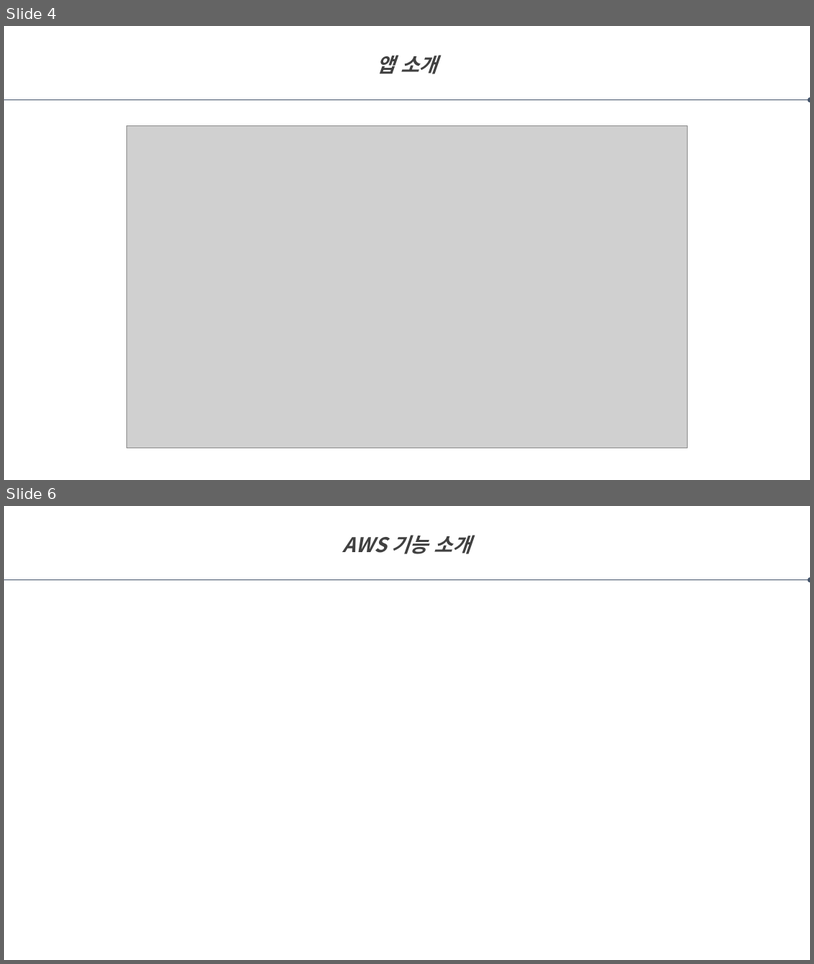
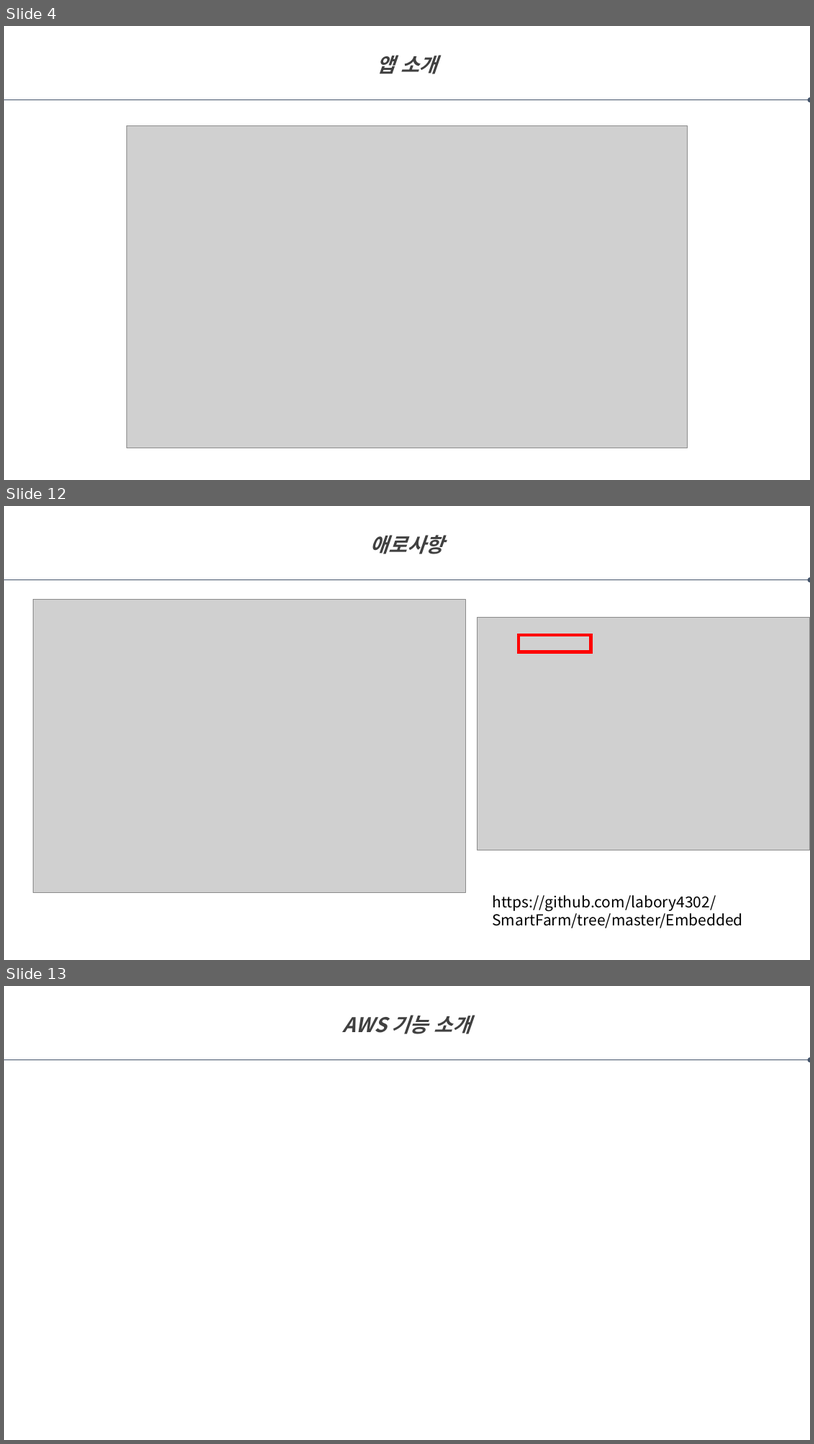
Before and after one commit to labory4302/SmartFarm, a slide deck: smartfarm.pptx. Shown one above the other, each under a label of ours: slides 4 and 6 before the commit, slides 4, 12 and 13 after it; the slides between them are not shown. The pictures are 814x964 and 814x1444 pixels, drawn with LibreOffice and Linux fonts; fonts in the diff are those of the drawing; grey boxes stand for pictures. Boxes give left, top, right and bottom in pixels: in the first picture for what was removed or moved away, otherwise in the second. Text is boxed around its words. In the diff, an @@ line names an element or a change of style, - is before the commit and + after.

```diff
--- a/smartfarm.pptx
+++ b/smartfarm.pptx
@@ slide 12 added at box(4, 506, 810, 960), background #FFFFFF @@
@@ text added at box(370, 535, 444, 554), 24 pt, text #404040, bold, italic @@
+애로사항
@@ arrow added from (4, 580) to (810, 580), #44546A 0.5 pt @@
@@ picture added at box(33, 600, 466, 892) @@
@@ picture added at box(478, 617, 810, 849) @@
@@ rectangle added at box(519, 635, 592, 651), outline #FF0000 4 pt @@
@@ text added at box(492, 895, 743, 928), 18 pt, text #000000 @@
+https://github.com/labory4302/SmartFarm/tree/master/Embedded
@@ what was slide 6 is now slide 13 @@
```
Also in this commit, not shown: 1 slide changed, 6 other slides added.
